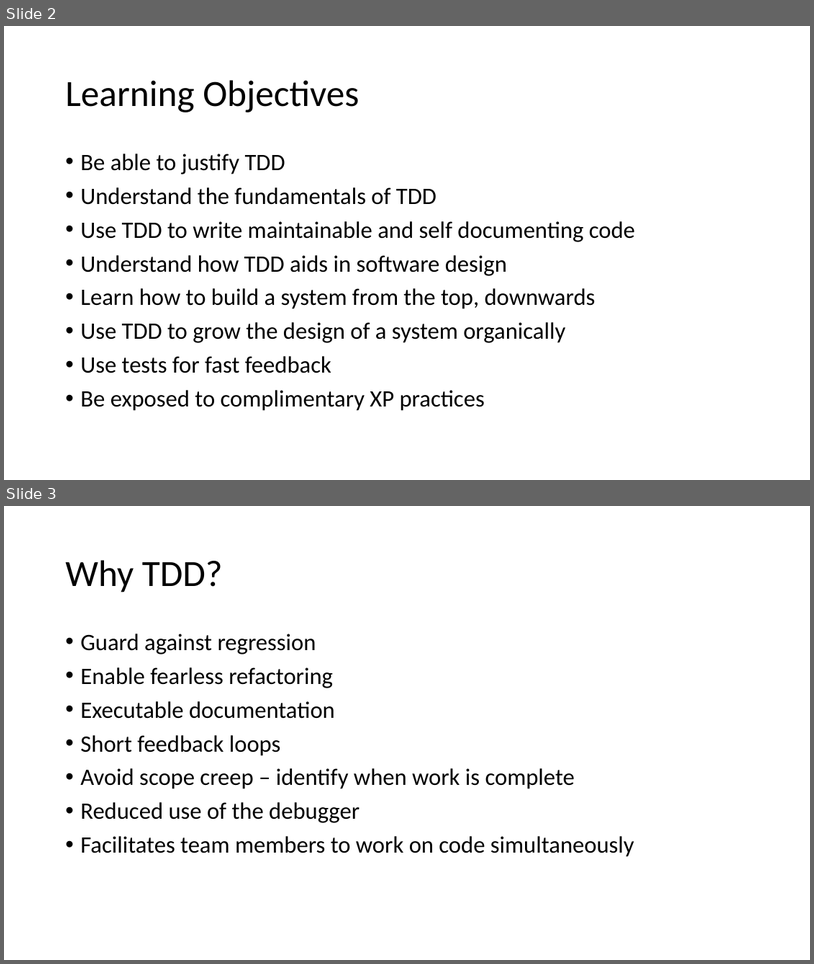
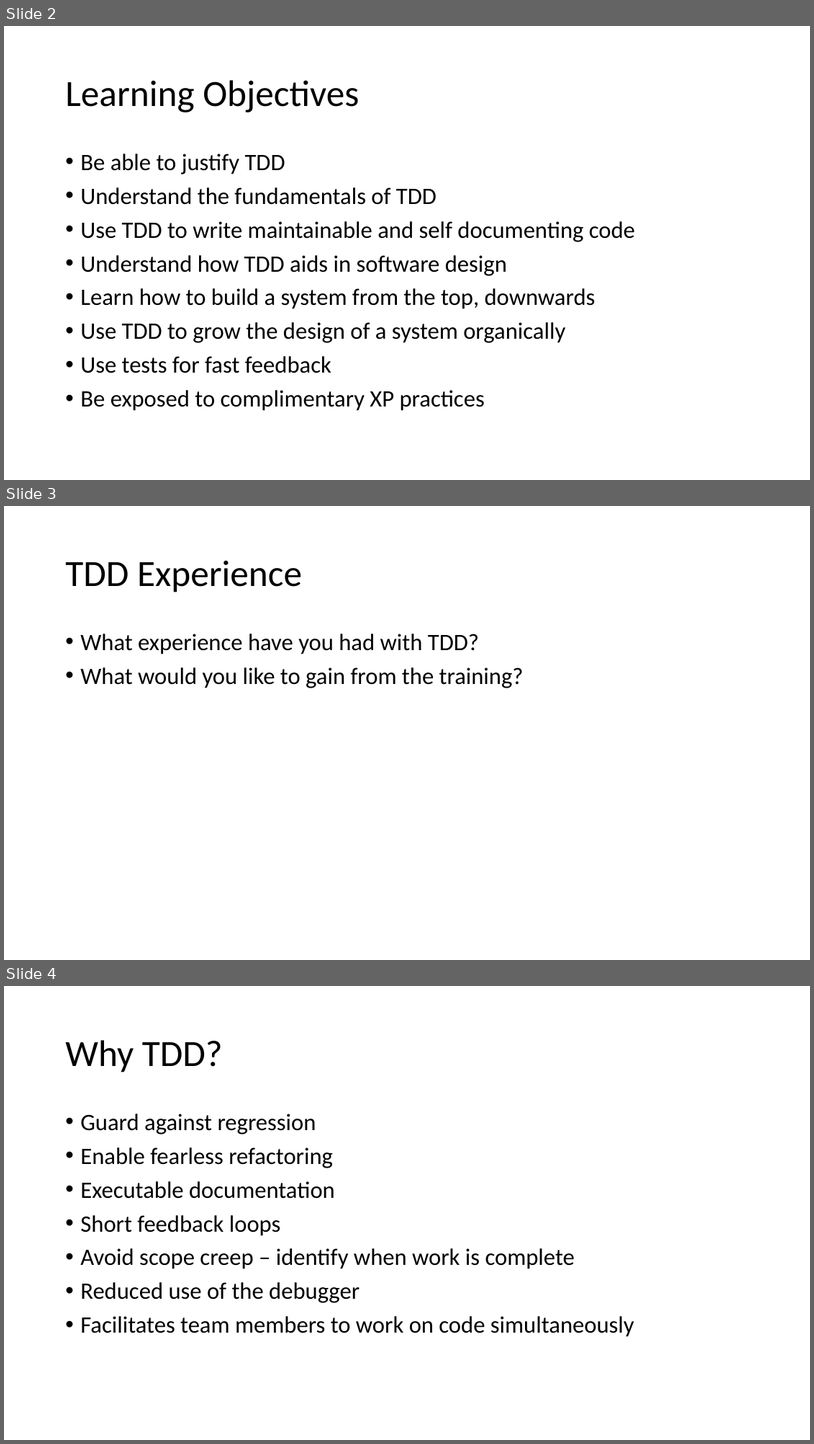
Before and after one commit to LlanddewiLovesYou/TDD_Darts, a slide deck: class_notes.pptx. Shown one above the other, each under a label of ours: slides 2 and 3 before the commit, slides 2, 3 and 4 after it. The pictures are 814x964 and 814x1444 pixels, drawn with LibreOffice and Linux fonts; fonts in the diff are those of the drawing. Boxes give left, top, right and bottom in pixels: in the first picture for what was removed or moved away, otherwise in the second. Text is boxed around its words. In the diff, an @@ line names an element or a change of style, - is before the commit and + after.

```diff
--- a/class_notes.pptx
+++ b/class_notes.pptx
@@ slide 3 added at (4, 506, 810, 960), background #FFFFFF @@
@@ title added at (65, 560, 302, 592), 44 pt, text #000000 @@
+TDD Experience
@@ text added at (80, 633, 524, 688), 28 pt, text #000000 @@
+• What experience have you had with TDD?
+• What would you like to gain from the training?
@@ what was slide 3 is now slide 4 @@
```
Also in this commit, not shown: 1 slide changed, 1 other file.
